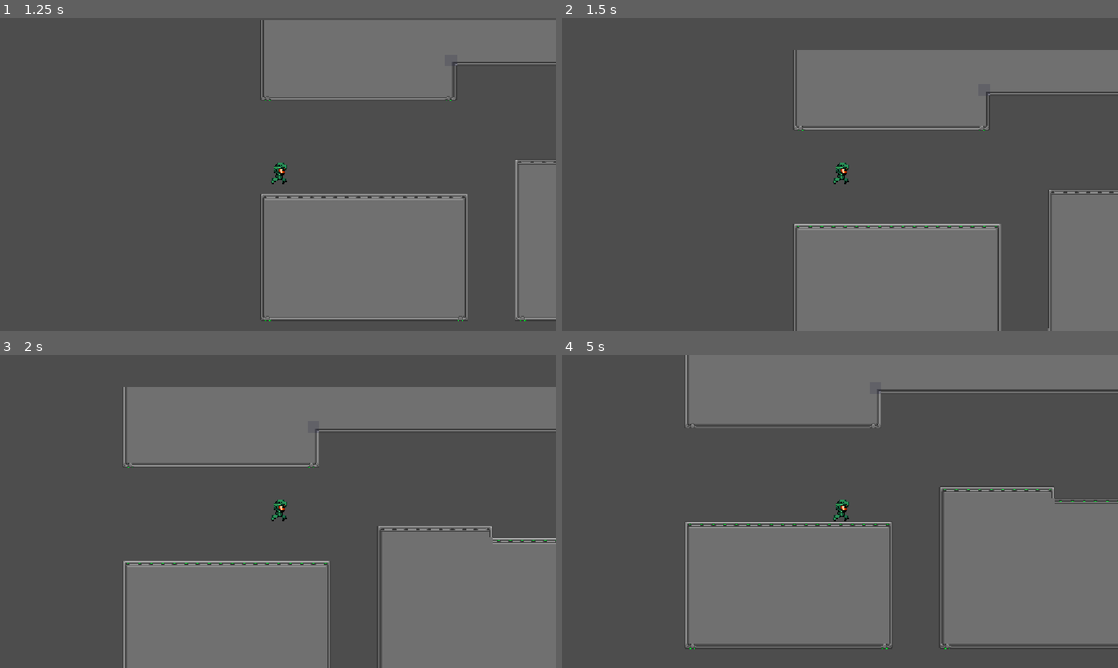
Above: before the commit, frames 1-4 (two rows, left to right).
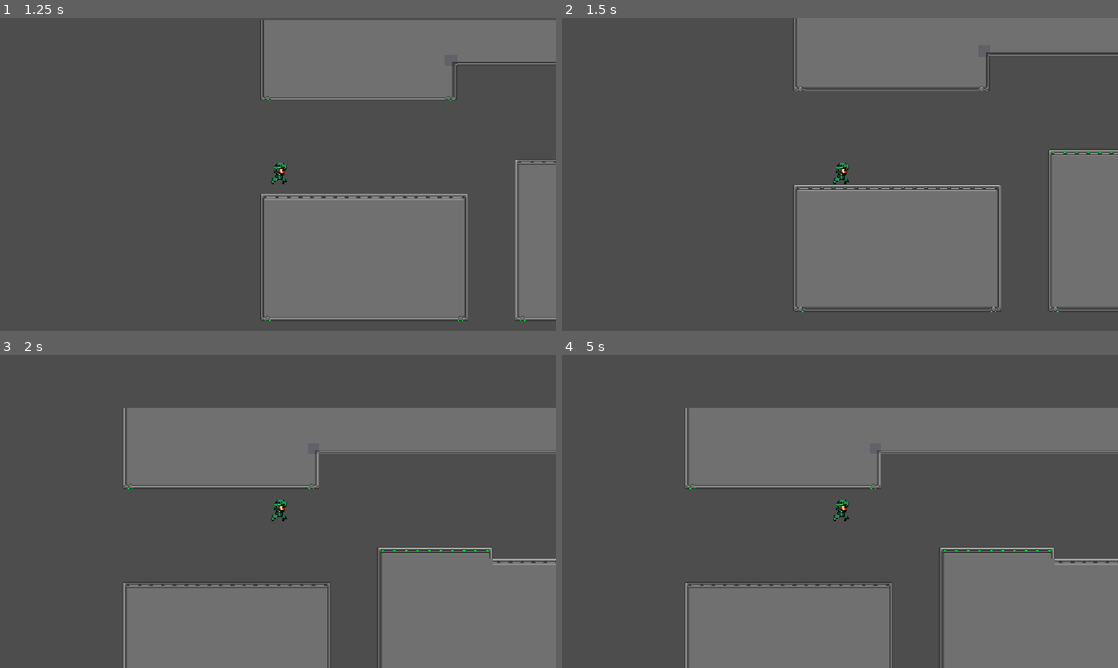
Above: after the commit, the same moments.

Repository: abdullahrasalkar/astra
Game: Godot game, scene res://scenes/level_1.tscn
The game is run twice, just before and just after one commit, with the same random seed, the same clock (stepped at 60 frames per second) and the same inputs. This scene is started directly instead of the project's main scene.
Inputs:
- Up to frame 1 (1.25 s): tap Enter (ui_accept) at 0.5, 0.77 s; hold Right (ui_right) from 0.53 s (still down); hold R (Rewind) from 0.53 s (still down)
- Up to frame 2 (1.5 s): keep holding Right (ui_right); tap Enter (ui_accept) at 1.25 s; release R (Rewind) at 1.28 s; tap R (Rewind) at 1.35 s
- Up to frame 3 (2 s): keep holding Right (ui_right); tap Enter (ui_accept) at 1.52 s
- Up to frame 4 (5 s): release Right (ui_right) at 2.03 s; hold R (Rewind) 2.03-2.78 s; hold Left (ui_left) 2.03-4.28 s; tap Enter (ui_accept) at 2.75, 3.02, 3.77, 4.25, 4.52 s; tap R (Rewind) at 2.85, 4.35 s; hold R (Rewind) 3.53-4.28 s; hold Right (ui_right) from 4.28 s (still down)

Frame 1 is identical in both runs. In frame 2, 23% of the frame differs, in the area x 41-100%, y 0-100%; in frame 3, 16%; in frame 4, 42%, in the area x 22-100%, y 0-100%.

Commit message:
animation player WIF

Diff:
--- a/player.gd
+++ b/player.gd
@@ -4,15 +4,13 @@
 const JUMP_VELOCITY = -400.0
 
 func _physics_process(delta: float) -> void:
-	if Input.is_action_pressed("Rewind"):
-		return
-
 	if not is_on_floor():
 		velocity += get_gravity() * delta
 
 	if Input.is_action_just_pressed("ui_accept") and is_on_floor():
 		velocity.y = JUMP_VELOCITY
-
+	if Input.is_action_pressed("Rewind"):
+		return
 
 	var direction := Input.get_axis("ui_left", "ui_right")
 	if direction:
@@ -20,7 +18,18 @@
 	else:
 		velocity.x = move_toward(velocity.x, 0, SPEED)
 
-	if velocity.x != 0:
-		$AnimatedSprite2D.animation = "run"
+	#if velocity.length() > 0:
+		#$AnimatedSprite2D.play()
+	#elif:
+		#$AnimatedSprite2D.flip_h = velocity.x < 0
+		#$AnimationSprite2D.play()
+	#else:
+		#$AnimatedSprite2D.stop()
+		#
+	if Input.is_action_just_pressed("ui_left"):
+		$AnimatedSprite2D.play("run")
 
+	if Input.is_action_just_pressed("ui_left"):
+		$AnimatedSprite2D.flip_h = true
+		$AnimatedSprite2D.animation = ("run")
 	move_and_slide()
